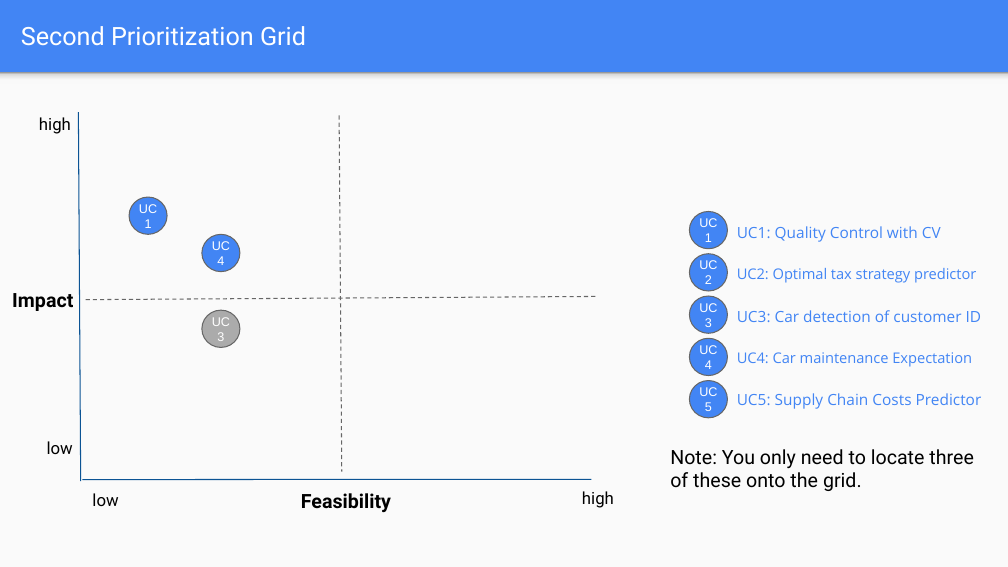
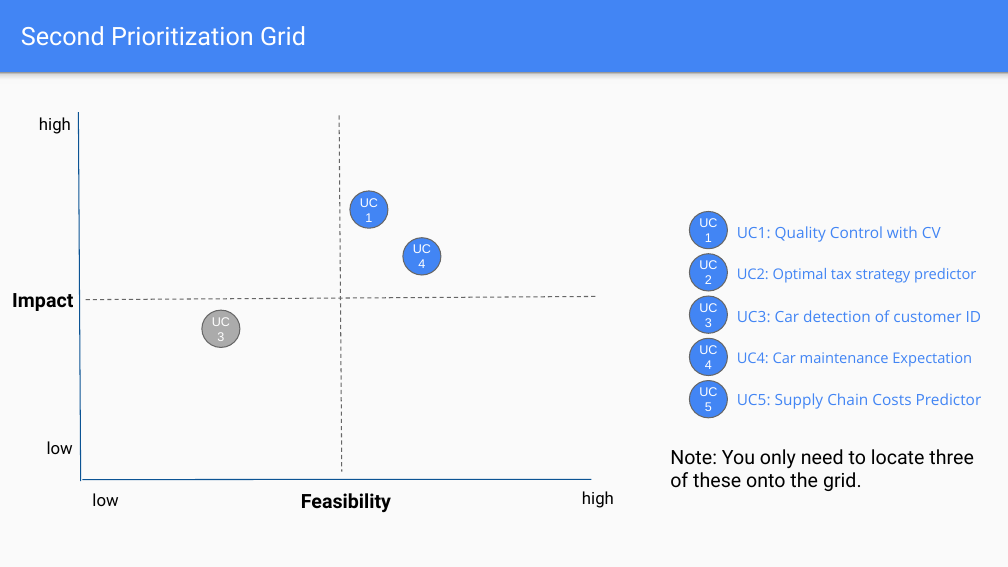
Before and after one commit to mohandesosama/Delivering-an-ML-AI-Strategy, a slide deck: slide 16 of 02_project-steps-aibl.pptx. Drawn at 1008x567 pixels with LibreOffice and Linux fonts; fonts in the diff are those of the drawing. Boxes give left, top, right and bottom in pixels: in the first picture for what was removed or moved away, otherwise in the second. Text is boxed around its words. In the diff, an @@ line names an element or a change of style, - is before the commit and + after.

```diff
--- a/02_project-steps-aibl.pptx
+++ b/02_project-steps-aibl.pptx
@@ ellipse "UC 1": place and size @@
-ellipse "UC 1" at (129,198,167,235)
+ellipse "UC 1" at (350,191,388,228)
@@ ellipse "UC 4": place and size @@
-ellipse "UC 4" at (202,235,240,272)
+ellipse "UC 4" at (403,238,442,275)
```
Also in this commit, not shown: 3 other slides changed, 1 other file.
